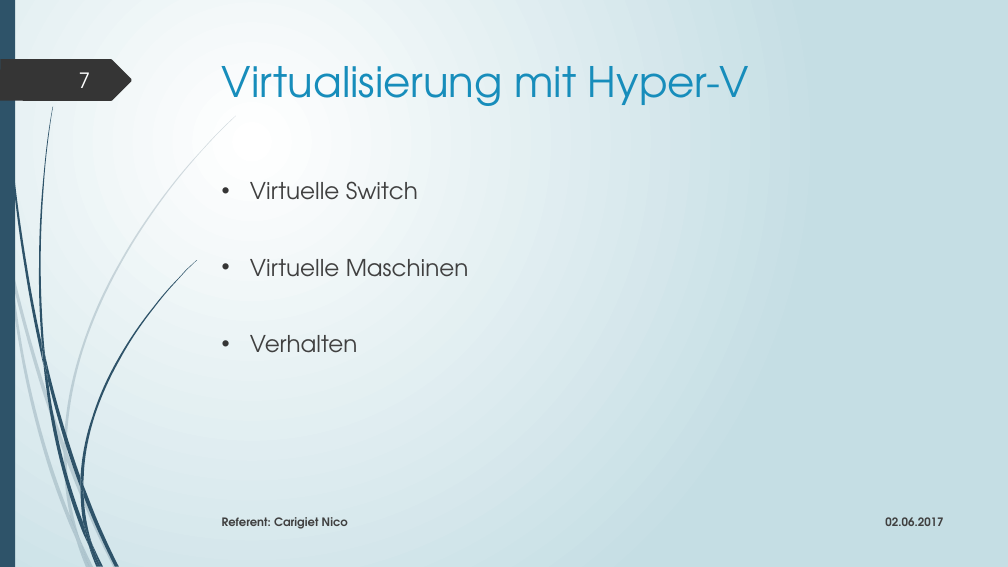
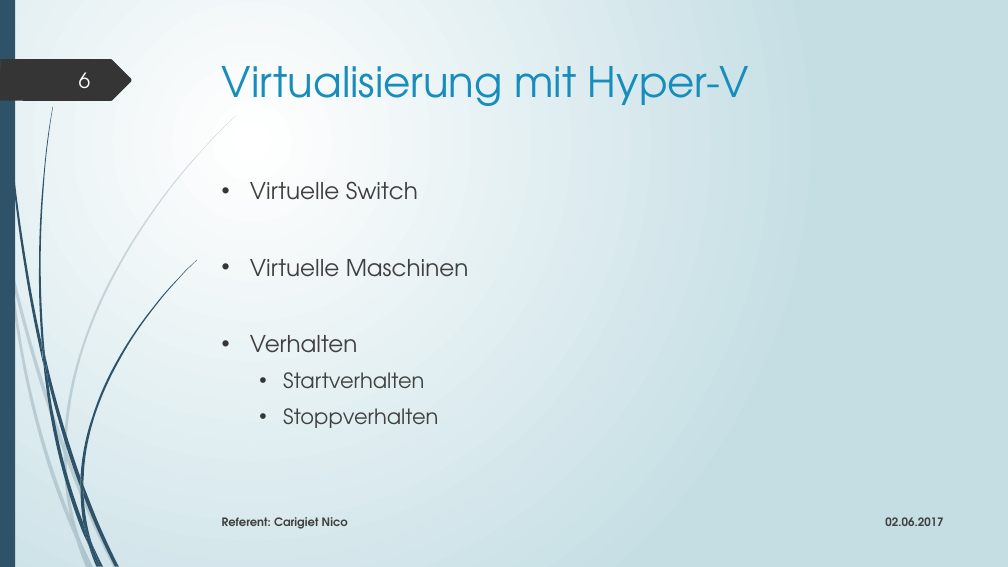
Before and after one commit to edecom/IPA, a slide deck: slide 6 of 4_Dokumente/48_Präsentation & Demonstration/IPA_Präsentation_Carigiet_Nico_20170529.pptx (slide 7 before the commit). Drawn at 1008x567 pixels with LibreOffice and Linux fonts; fonts in the diff are those of the drawing. Boxes give left, top, right and bottom in pixels: in the first picture for what was removed or moved away, otherwise in the second. Text is boxed around its words. In the diff, an @@ line names an element or a change of style, - is before the commit and + after.

```diff
--- a/4_Dokumente/48_Präsentation & Demonstration/IPA_Präsentation_Carigiet_Nico_20170529.pptx
+++ b/4_Dokumente/48_Präsentation & Demonstration/IPA_Präsentation_Carigiet_Nico_20170529.pptx
@@ page number at [79, 72, 91, 89]: text changed @@
-7
+6
@@ text at [283, 372, 438, 428]: paragraphs added @@
+  • Startverhalten
+  • Stoppverhalten
```
Also in this commit, not shown: 7 other slides changed, 2 slides removed, 6 other files.
